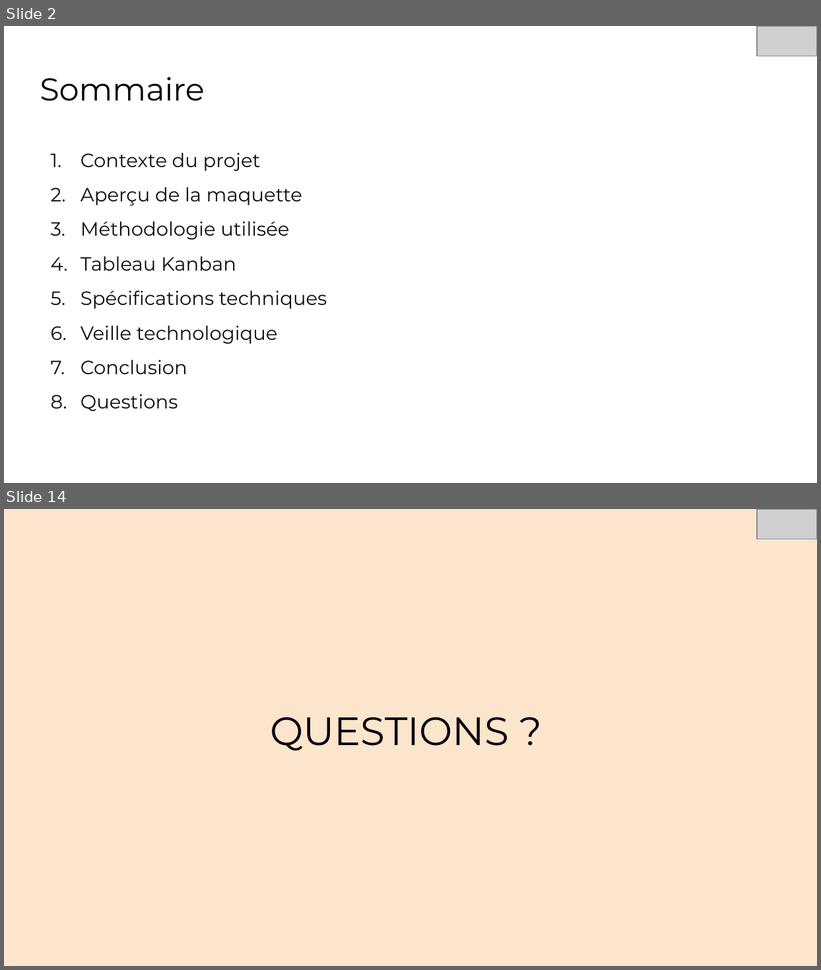
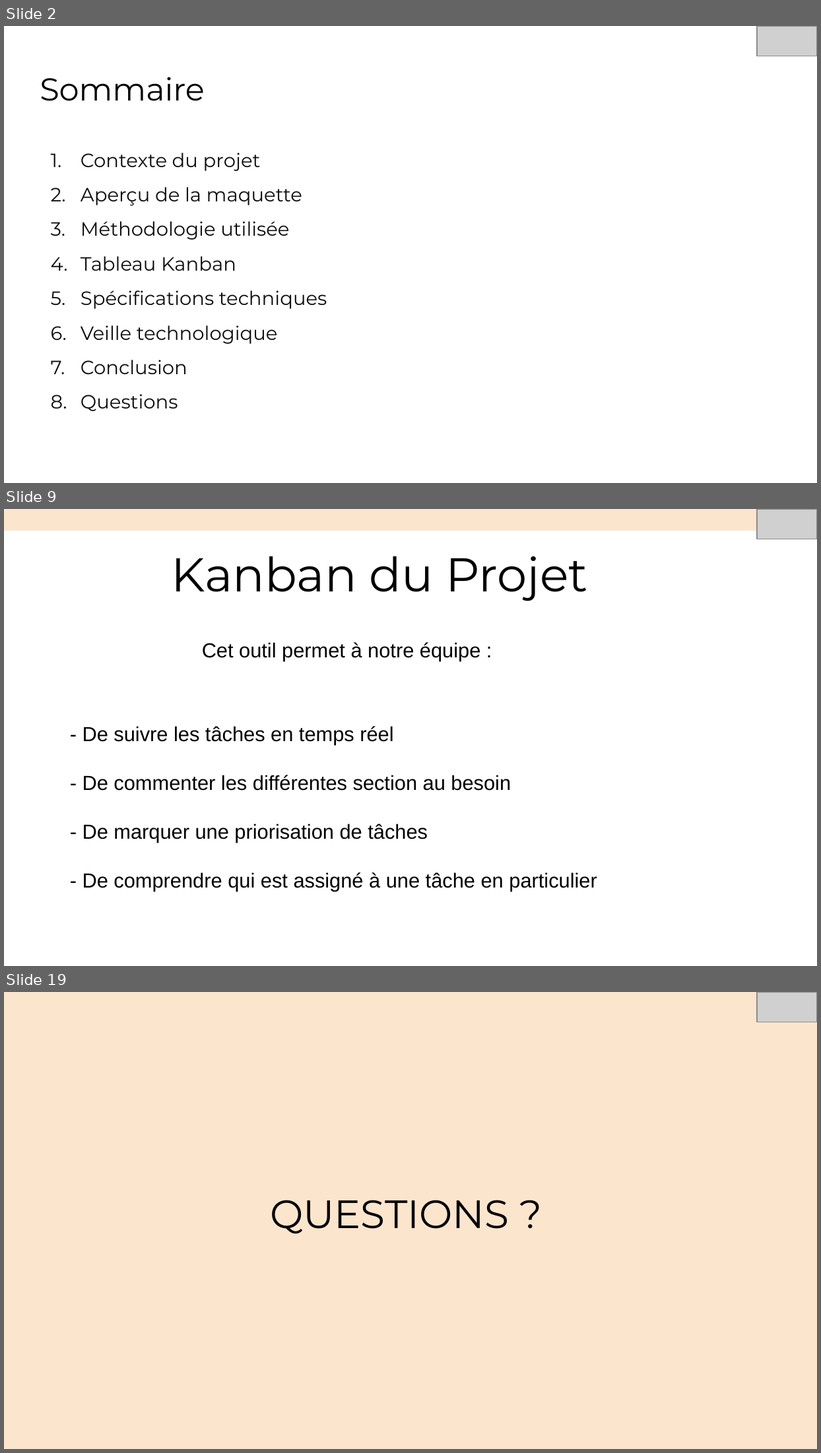
Before and after one commit to Nasus-Stackman/Projet7, a slide deck: Présentation.odp. Shown one above the other, each under a label of ours: slides 2 and 14 before the commit, slides 2, 9 and 19 after it; the slides between them are not shown. The pictures are 821x970 and 821x1453 pixels, drawn with LibreOffice and Linux fonts; fonts in the diff are those of the drawing; grey boxes stand for pictures. Boxes give left, top, right and bottom in pixels: in the first picture for what was removed or moved away, otherwise in the second. Text is boxed around its words. In the diff, an @@ line names an element or a change of style, - is before the commit and + after.

```diff
--- a/Présentation.odp
+++ b/Présentation.odp
@@ slide 9 added at <box>4,509,817,966</box>, background #FFFFFF @@
@@ rectangle added at <box>4,509,817,530</box>, fill #FCE5CD, outline #F7EDDE 0.74 pt @@
@@ picture added at <box>757,509,817,539</box> @@
@@ title added at <box>172,556,588,601</box>, 42 pt, text #000000 @@
+Kanban du Projet
@@ text added at <box>202,642,481,661</box>, 18 pt, text #000000 @@
+Cet outil permet à notre équipe :
@@ text added at <box>83,726,597,892</box>, 18 pt, text #000000 @@
+- De suivre les tâches en temps réel
+- De commenter les différentes section au besoin
+- De marquer une priorisation de tâches
+- De comprendre qui est assigné à une tâche en particulier
@@ what was slide 14 is now slide 19 @@
```
Also in this commit, not shown: 8 slides changed, 6 other slides added, 2 slides removed, 3 other files.
